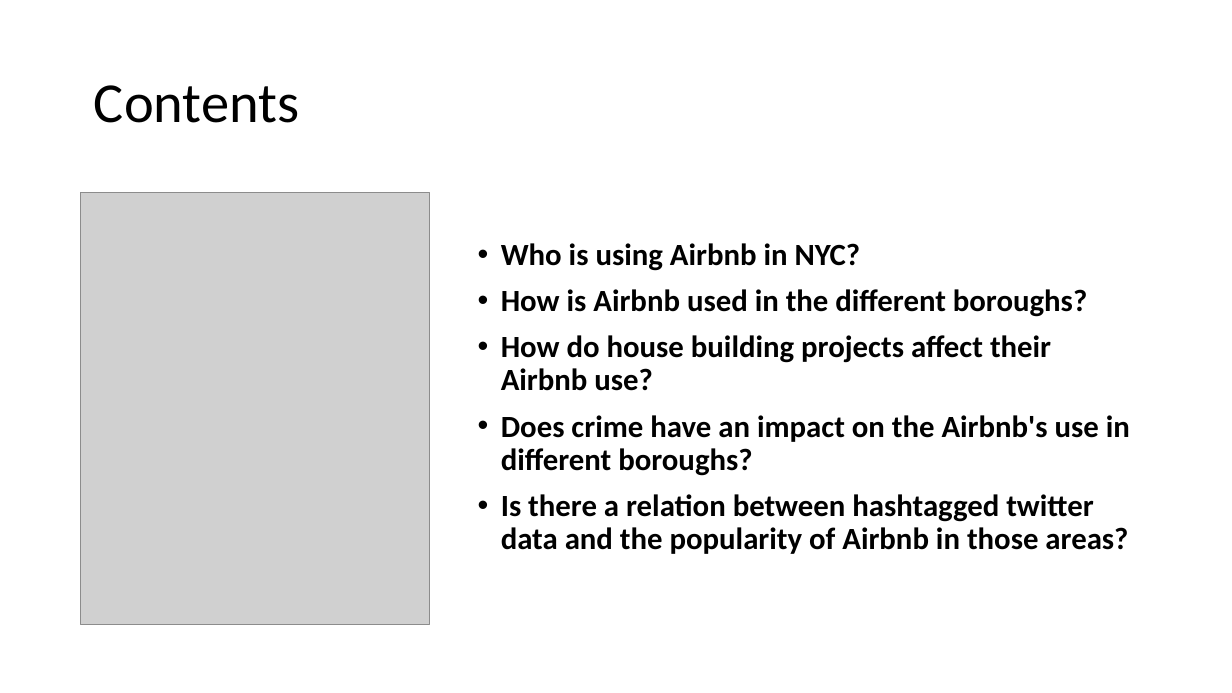
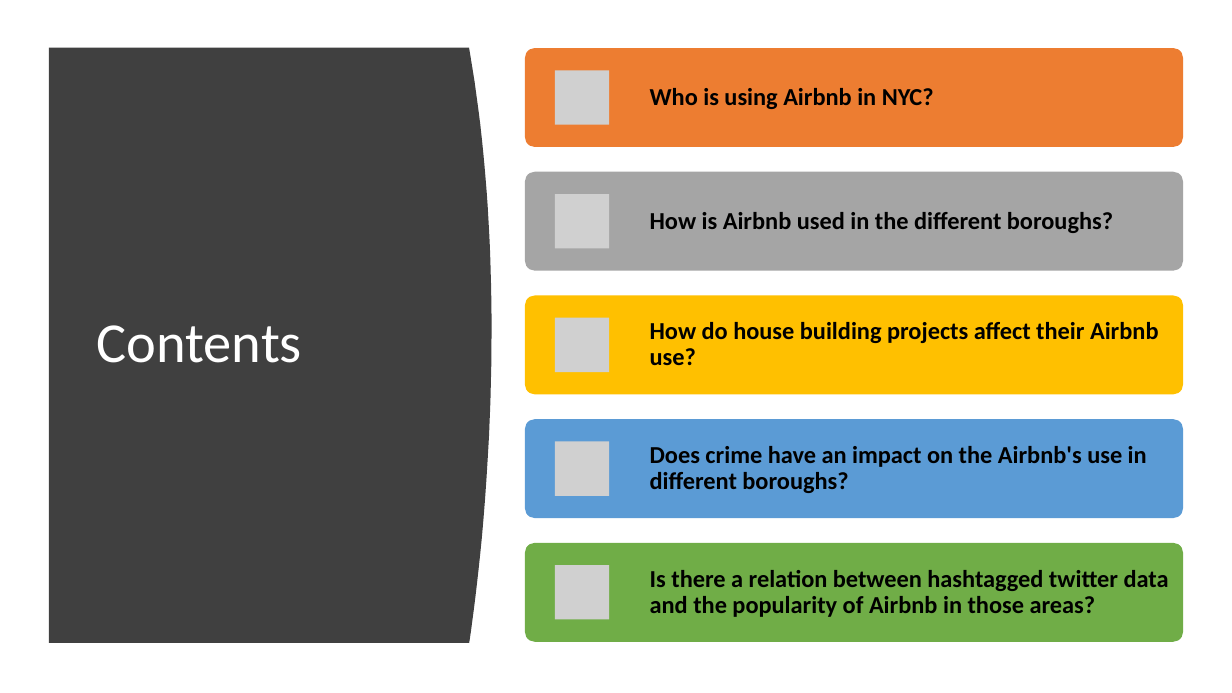
Before and after one commit to hayden4davey/Project1-Group2, a slide deck: slide 3 of Airbnb PPT.pptx. Drawn at 1232x693 pixels with LibreOffice and Linux fonts; fonts in the diff are those of the drawing; grey boxes stand for pictures. Boxes give left, top, right and bottom in pixels: in the first picture for what was removed or moved away, otherwise in the second. Text is boxed around its words. In the diff, an @@ line names an element or a change of style, - is before the commit and + after.

```diff
--- a/Airbnb PPT.pptx
+++ b/Airbnb PPT.pptx
@@ freeform shape added at bbox=[49, 48, 492, 643], fill #404040 @@
@@ title "Contents": place and size @@
-title "Contents" at bbox=[94, 85, 300, 123]
+title "Contents" at bbox=[96, 325, 302, 363]
@@ title "Contents" at bbox=[96, 325, 302, 363]: text colour #000000 to #FFFFFF @@
@@ picture removed at bbox=[80, 192, 429, 624] @@
@@ text removed at bbox=[501, 243, 1130, 554] @@
-• Who is using Airbnb in NYC?
-• How is Airbnb used in the different boroughs?
-• How do house building projects affect their Airbnb use?
-• Does crime have an impact on the Airbnb's use in different boroughs?
-• Is there a relation between hashtagged twitter data and the popularity of Airbnb in those areas?
@@ group added at bbox=[525, 48, 1183, 642]: 5 rounded rectangles, 5 pictures, 5 texts @@
+Who is using Airbnb in NYC?
+How is Airbnb used in the different boroughs?
+How do house building projects affect their Airbnb use?
+Does crime have an impact on the Airbnb's use in different boroughs?
+Is there a relation between hashtagged twitter data and the popularity of Airbnb in those areas?
```
Also in this commit, not shown: 3 other slides changed, 1 slide added, 1 slide removed.
